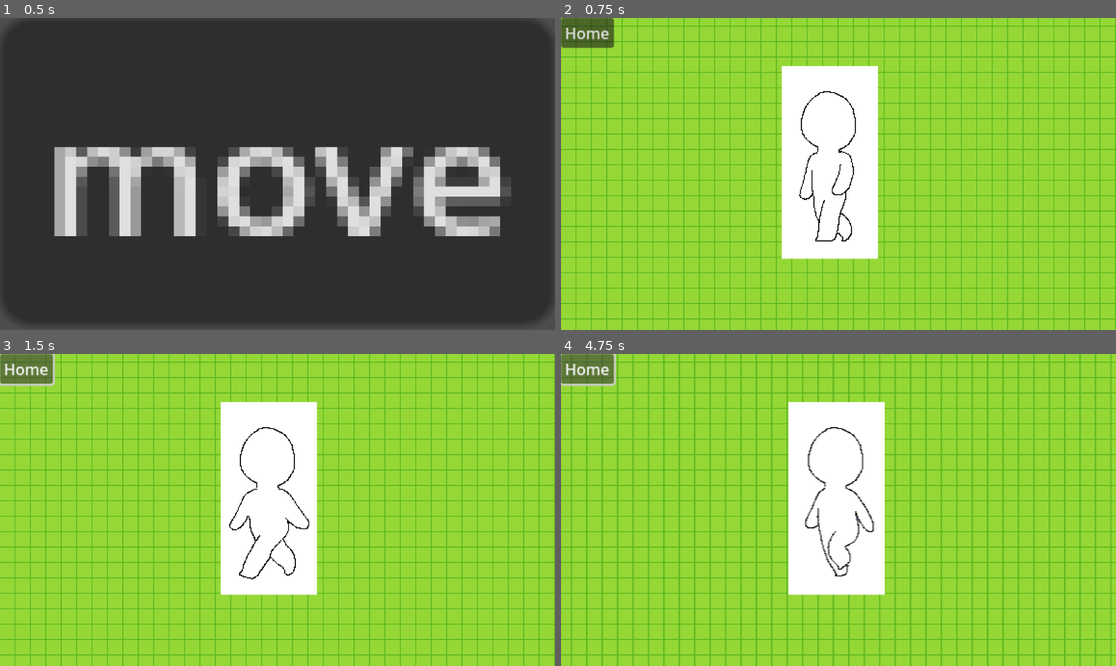
Above: before the commit, frames 1-4 (two rows, left to right).
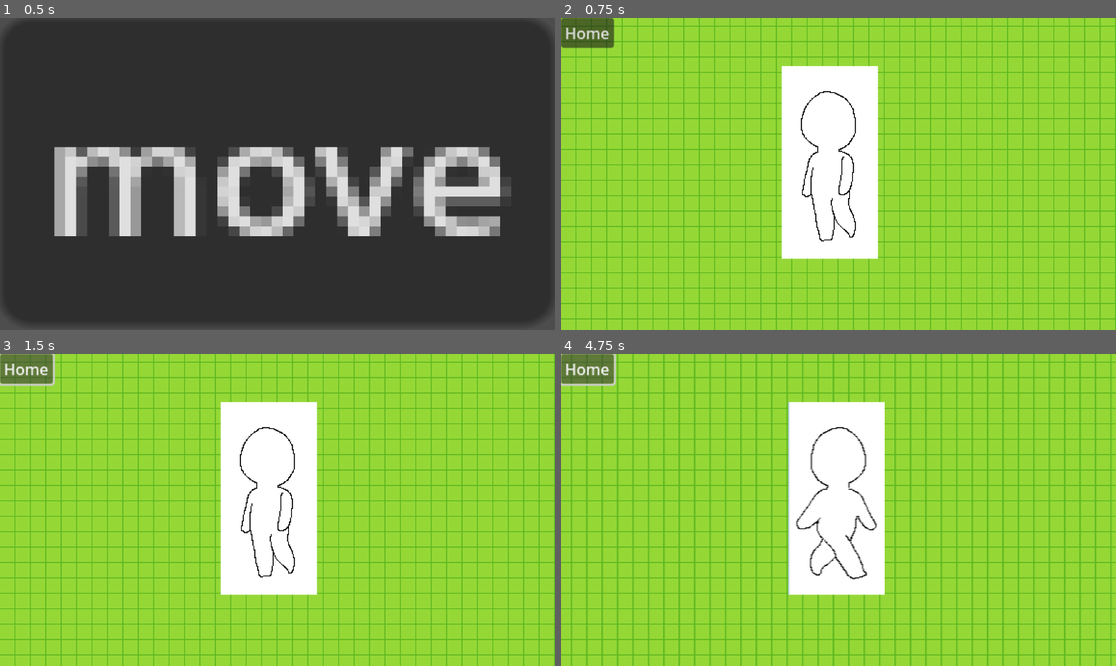
Above: after the commit, the same moments.

Repository: liljakiiski/kiiski-town
Game: Godot game, scene res://scenes/home.tscn
The game is run twice, just before and just after one commit, with the same random seed, the same clock (stepped at 60 frames per second) and the same inputs.
Inputs:
- Up to frame 1 (0.5 s): no input
- Up to frame 2 (0.75 s): click "move" at 0.5 s
- Up to frame 3 (1.5 s): click "Home" at 1.25 s
- Up to frame 4 (4.75 s): tap Enter (ui_accept) at 2, 2.1, 2.27, 2.57, 2.85, 3.02, 3.32, 3.6, 4.35, 4.52 s; hold Right (ui_right) 2.03-3.53 s; hold Left (ui_left) 3.53-4.28 s; hold Right (ui_right) from 4.28 s (still down)

Frame 1 is identical in both runs. In frame 2, 0.5% of the frame differs, in the area x 42-54%, y 42-72%; in frame 3, 0.6%; in frame 4, 1.3%, in the area x 40-57%, y 15-78%.

Commit message:
Switching animation direction

Diff:
--- a/project.godot
+++ b/project.godot
@@ -15,6 +15,33 @@
 config/features=PackedStringArray("4.4", "GL Compatibility")
 config/icon="res://icon.svg"
 
+[input]
+
+move_up={
+"deadzone": 0.2,
+"events": [Object(InputEventKey,"resource_local_to_scene":false,"resource_name":"","device":-1,"window_id":0,"alt_pressed":false,"shift_pressed":false,"ctrl_pressed":false,"meta_pressed":false,"pressed":false,"keycode":0,"physical_keycode":4194320,"key_label":0,"unicode":0,"location":0,"echo":false,"script":null)
+, Object(InputEventKey,"resource_local_to_scene":false,"resource_name":"","device":-1,"window_id":0,"alt_pressed":false,"shift_pressed":false,"ctrl_pressed":false,"meta_pressed":false,"pressed":false,"keycode":0,"physical_keycode":87,"key_label":0,"unicode":119,"location":0,"echo":false,"script":null)
+]
+}
+move_down={
+"deadzone": 0.2,
+"events": [Object(InputEventKey,"resource_local_to_scene":false,"resource_name":"","device":-1,"window_id":0,"alt_pressed":false,"shift_pressed":false,"ctrl_pressed":false,"meta_pressed":false,"pressed":false,"keycode":0,"physical_keycode":4194322,"key_label":0,"unicode":0,"location":0,"echo":false,"script":null)
+, Object(InputEventKey,"resource_local_to_scene":false,"resource_name":"","device":-1,"window_id":0,"alt_pressed":false,"shift_pressed":false,"ctrl_pressed":false,"meta_pressed":false,"pressed":false,"keycode":0,"physical_keycode":83,"key_label":0,"unicode":115,"location":0,"echo":false,"script":null)
+]
+}
+move_left={
+"deadzone": 0.2,
+"events": [Object(InputEventKey,"resource_local_to_scene":false,"resource_name":"","device":-1,"window_id":0,"alt_pressed":false,"shift_pressed":false,"ctrl_pressed":false,"meta_pressed":false,"pressed":false,"keycode":0,"physical_keycode":65,"key_label":0,"unicode":97,"location":0,"echo":false,"script":null)
+, Object(InputEventKey,"resource_local_to_scene":false,"resource_name":"","device":-1,"window_id":0,"alt_pressed":false,"shift_pressed":false,"ctrl_pressed":false,"meta_pressed":false,"pressed":false,"keycode":0,"physical_keycode":4194319,"key_label":0,"unicode":0,"location":0,"echo":false,"script":null)
+]
+}
+move_right={
+"deadzone": 0.2,
+"events": [Object(InputEventKey,"resource_local_to_scene":false,"resource_name":"","device":-1,"window_id":0,"alt_pressed":false,"shift_pressed":false,"ctrl_pressed":false,"meta_pressed":false,"pressed":false,"keycode":0,"physical_keycode":4194321,"key_label":0,"unicode":0,"location":0,"echo":false,"script":null)
+, Object(InputEventKey,"resource_local_to_scene":false,"resource_name":"","device":-1,"window_id":0,"alt_pressed":false,"shift_pressed":false,"ctrl_pressed":false,"meta_pressed":false,"pressed":false,"keycode":0,"physical_keycode":68,"key_label":0,"unicode":100,"location":0,"echo":false,"script":null)
+]
+}
+
 [rendering]
 
 textures/canvas_textures/default_texture_filter=0
--- a/scenes/player.tscn
+++ b/scenes/player.tscn
@@ -1,24 +1,11 @@
-[gd_scene load_steps=16 format=3 uid="uid://clpoto60bhtsc"]
+[gd_scene load_steps=12 format=3 uid="uid://clpoto60bhtsc"]
 
-[ext_resource type="Texture2D" uid="uid://bafcn2di264ue" path="res://assets/sprites/examples/knight.png" id="1_3vyb7"]
 [ext_resource type="Script" uid="uid://cg86gx08wq577" path="res://scripts/player.gd" id="1_qm0ti"]
 [ext_resource type="Texture2D" uid="uid://cbxo5mywuf1pa" path="res://assets/sprites/player_animation.png" id="3_fhbv5"]
 
 [sub_resource type="AtlasTexture" id="AtlasTexture_g2els"]
-atlas = ExtResource("1_3vyb7")
-region = Rect2(0, 0, 32, 32)
-
-[sub_resource type="AtlasTexture" id="AtlasTexture_qhqgy"]
-atlas = ExtResource("1_3vyb7")
-region = Rect2(32, 0, 32, 32)
-
-[sub_resource type="AtlasTexture" id="AtlasTexture_dqkch"]
-atlas = ExtResource("1_3vyb7")
-region = Rect2(64, 0, 32, 32)
-
-[sub_resource type="AtlasTexture" id="AtlasTexture_qlg0r"]
-atlas = ExtResource("1_3vyb7")
-region = Rect2(96, 0, 32, 32)
+atlas = ExtResource("3_fhbv5")
+region = Rect2(100, 0, 100, 200)
 
 [sub_resource type="AtlasTexture" id="AtlasTexture_pqap4"]
 atlas = ExtResource("3_fhbv5")
@@ -49,15 +36,6 @@
 "frames": [{
 "duration": 1.0,
 "texture": SubResource("AtlasTexture_g2els")
-}, {
-"duration": 1.0,
-"texture": SubResource("AtlasTexture_qhqgy")
-}, {
-"duration": 1.0,
-"texture": SubResource("AtlasTexture_dqkch")
-}, {
-"duration": 1.0,
-"texture": SubResource("AtlasTexture_qlg0r")
 }],
 "loop": true,
 "name": &"idle",
@@ -83,7 +61,7 @@
 "texture": SubResource("AtlasTexture_nxd4c")
 }],
 "loop": true,
-"name": &"walkingleft",
+"name": &"walking",
 "speed": 7.0
 }]
 
@@ -96,8 +74,8 @@
 [node name="AnimatedSprite2D" type="AnimatedSprite2D" parent="."]
 position = Vector2(0, -12)
 sprite_frames = SubResource("SpriteFrames_tuyoq")
-animation = &"walkingleft"
-autoplay = "walkingleft"
+animation = &"walking"
+autoplay = "idle"
 
 [node name="CollisionShape2D" type="CollisionShape2D" parent="."]
 position = Vector2(0, -6)
--- a/scripts/camera_2d.gd
+++ b/scripts/camera_2d.gd
@@ -4,7 +4,3 @@
 # Called when the node enters the scene tree for the first time.
 func _ready() -> void:
 	set_custom_viewport($"../Garden") # Replace with function body.
-
-# Called every frame. 'delta' is the elapsed time since the previous frame.
-func _process(delta: float) -> void:
-	pass
--- a/scripts/player.gd
+++ b/scripts/player.gd
@@ -3,27 +3,34 @@
 const SPEED = 50.0
 const JUMP_VELOCITY = -300.0
 
-func _physics_process(delta: float) -> void:
-	# Add the gravity.
-	#if not is_on_floor():
-	#	velocity += get_gravity() * delta
+@onready var animation = $AnimatedSprite2D
 
-	# Handle jump.
-	#if Input.is_action_just_pressed("ui_accept") and is_on_floor():
-	#	velocity.y = JUMP_VELOCITY
-
+func _physics_process(_delta: float) -> void:
 	# Get the input direction and handle the movement/deceleration.
 	# As good practice, you should replace UI actions with custom gameplay actions.
-	var directionx := Input.get_axis("ui_left", "ui_right")
+	var directionx := Input.get_axis("move_left", "move_right")
 	if directionx:
 		velocity.x = directionx * SPEED
 	else:
 		velocity.x = move_toward(velocity.x, 0, SPEED)
 
-	var directiony := Input.get_axis("ui_up", "ui_down")
+	var directiony := Input.get_axis("move_up", "move_down")
 	if directiony:
 		velocity.y = directiony * SPEED
 	else:
 		velocity.y = move_toward(velocity.y, 0, SPEED)
 
+	#Determine the animation
+	#Right
+	if directionx < 0:
+		animation.flip_h = false
+		animation.play("walking")
+	elif directionx > 0:
+		animation.flip_h = true
+		animation.play("walking")
+	elif directiony != 0:
+		animation.play("walking")
+	else:
+		animation.play("idle")
+		#Note, the animation direction does not change.
 	move_and_slide()
